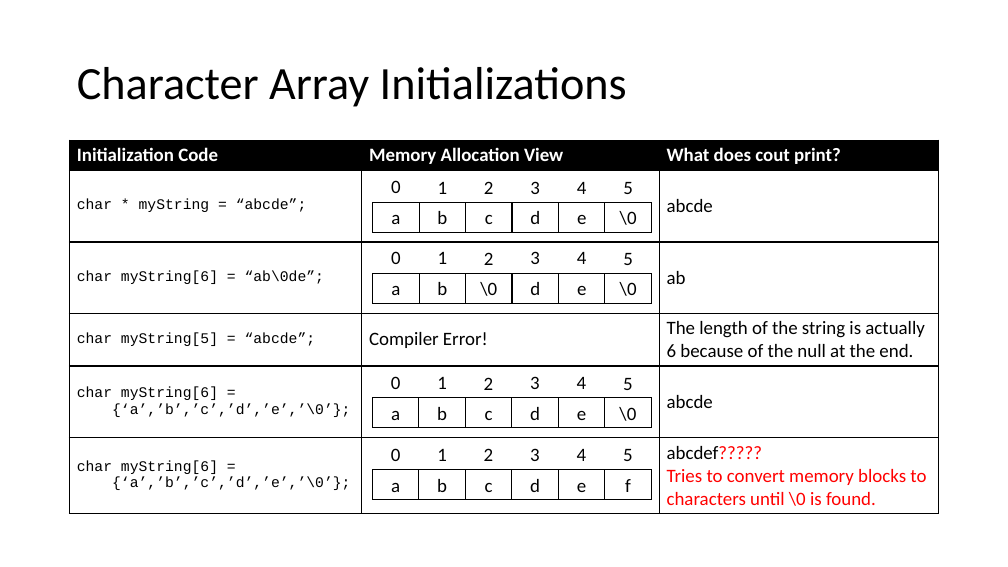
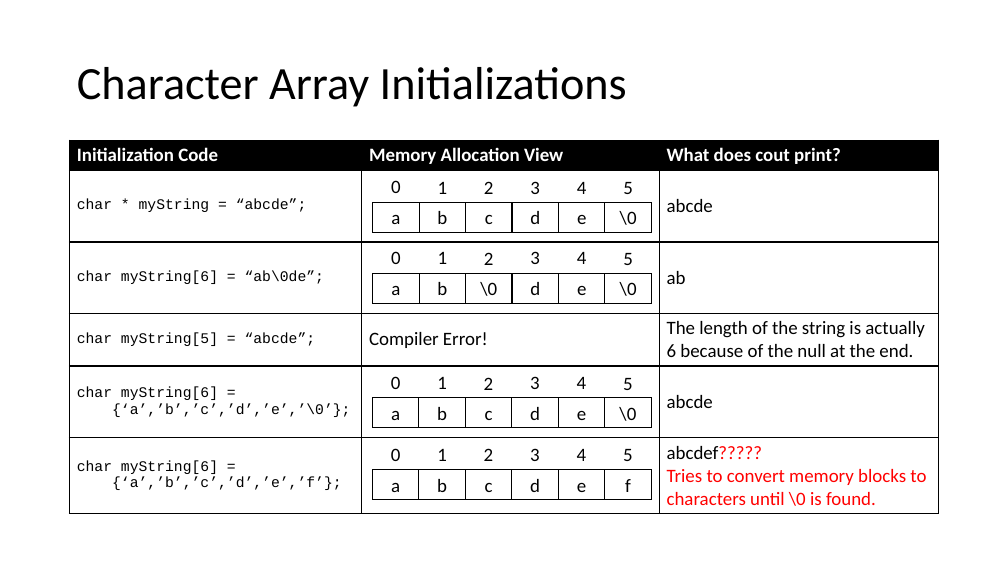
Before and after one commit to donaldsawyer/Demos, a slide deck: slide 15 of ARCC/intro_to_arrays_in_cpp/intro_to_arrays_in_cpp.pptx. Drawn at 1008x567 pixels with LibreOffice and Linux fonts; fonts in the diff are those of the drawing. Boxes give left, top, right and bottom in pixels: in the first picture for what was removed or moved away, otherwise in the second. Text is boxed around its words. In the diff, an @@ line names an element or a change of style, - is before the commit and + after.

Commit message:
MInor fix on a slide.

```diff
--- a/ARCC/intro_to_arrays_in_cpp/intro_to_arrays_in_cpp.pptx
+++ b/ARCC/intro_to_arrays_in_cpp/intro_to_arrays_in_cpp.pptx
@@ table at <box>70,438,939,513</box> @@
-row 1, column 1: char myString[6] = / {‘a’,’b’,’c’,’d’,’e’,’\0’};
+row 1, column 1: char myString[6] = / {‘a’,’b’,’c’,’d’,’e’,’f’};
```
